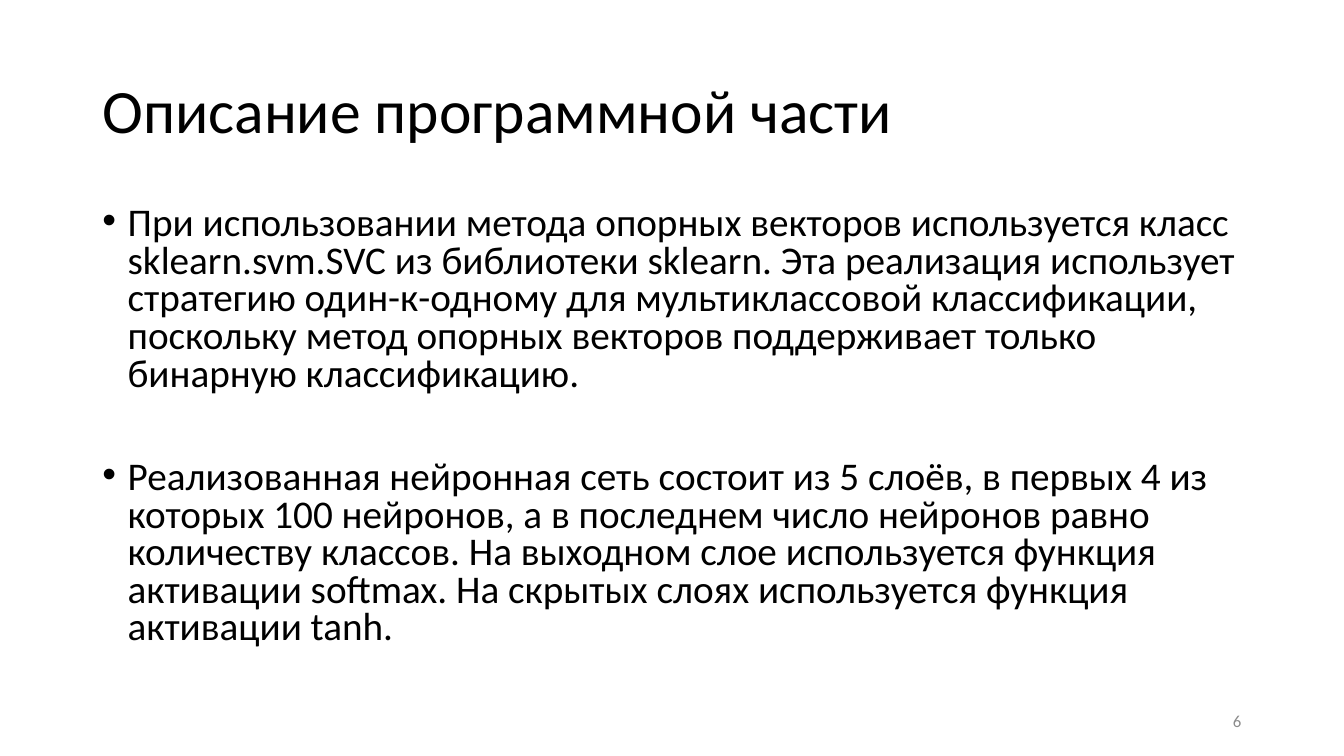
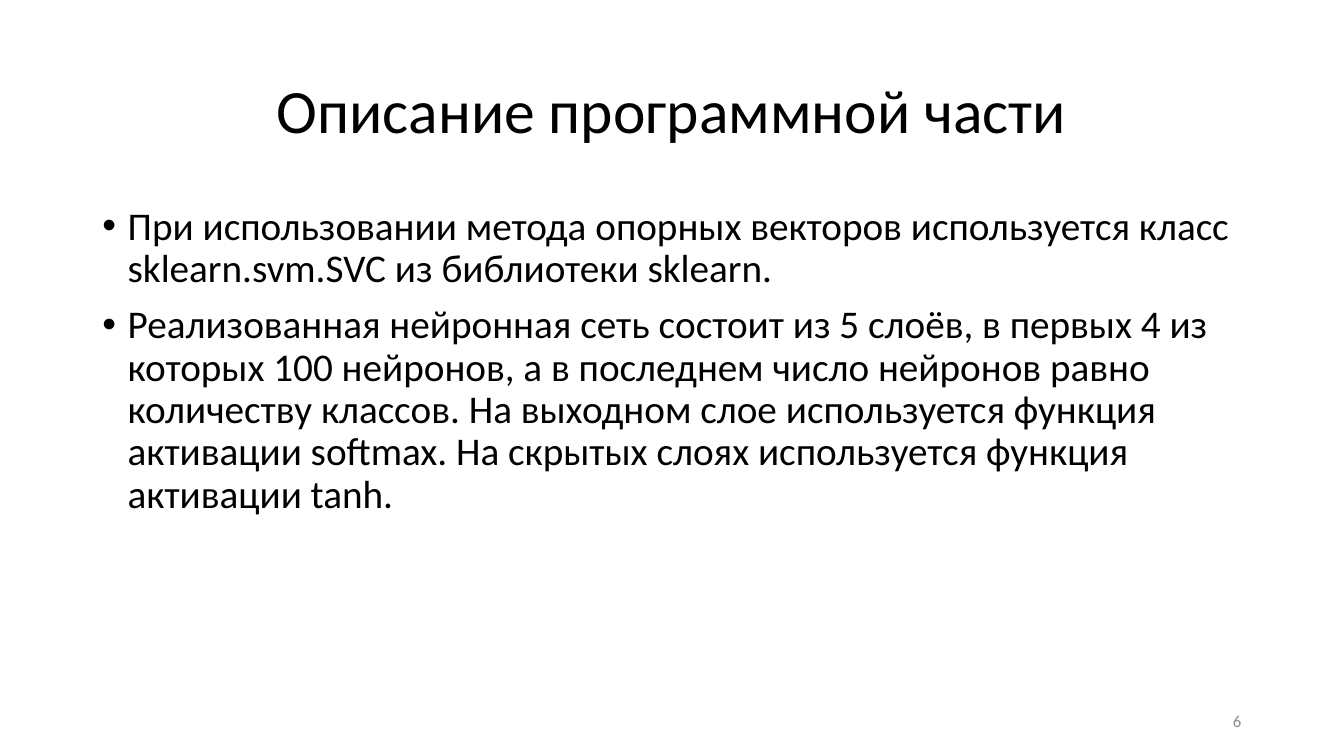
Before and after one commit to biggerevil/diploma, a slide deck: slide 6 of presentation.pptx. Drawn at 1344x756 pixels with LibreOffice and Linux fonts; fonts in the diff are those of the drawing. Boxes give left, top, right and bottom in pixels: in the first picture for what was removed or moved away, otherwise in the second. Text is boxed around its words. In the diff, an @@ line names an element or a change of style, - is before the commit and + after.

```diff
--- a/presentation.pptx
+++ b/presentation.pptx
@@ title "Описание программной части" at (x1=277, y1=91, x2=1065, y2=143): alignment left to centre @@
@@ text at (x1=128, y1=215, x2=1229, y2=283): text changed @@
-• При использовании метода опорных векторов используется класс sklearn.svm.SVC из библиотеки sklearn. Эта реализация использует стратегию один-к-одному для мультиклассовой классификации, поскольку метод опорных векторов поддерживает только бинарную классификацию.
+• При использовании метода опорных векторов используется класс sklearn.svm.SVC из библиотеки sklearn.
@@ text at (x1=128, y1=311, x2=1208, y2=515): line spacing 0.8 to 0.9 @@
```
Also in this commit, not shown: 11 other slides changed.
